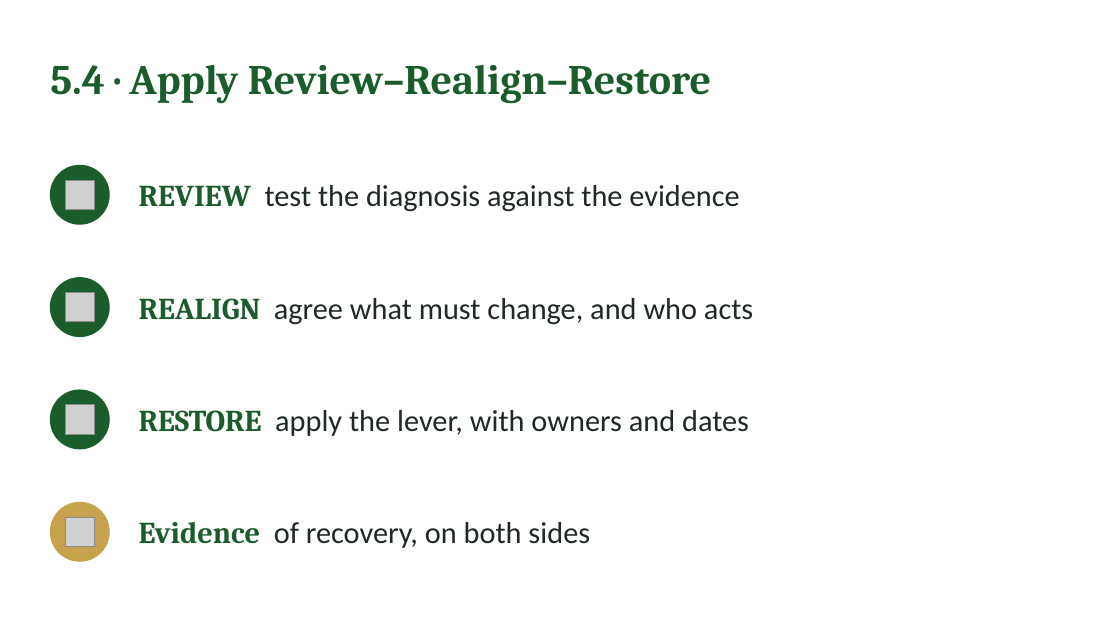
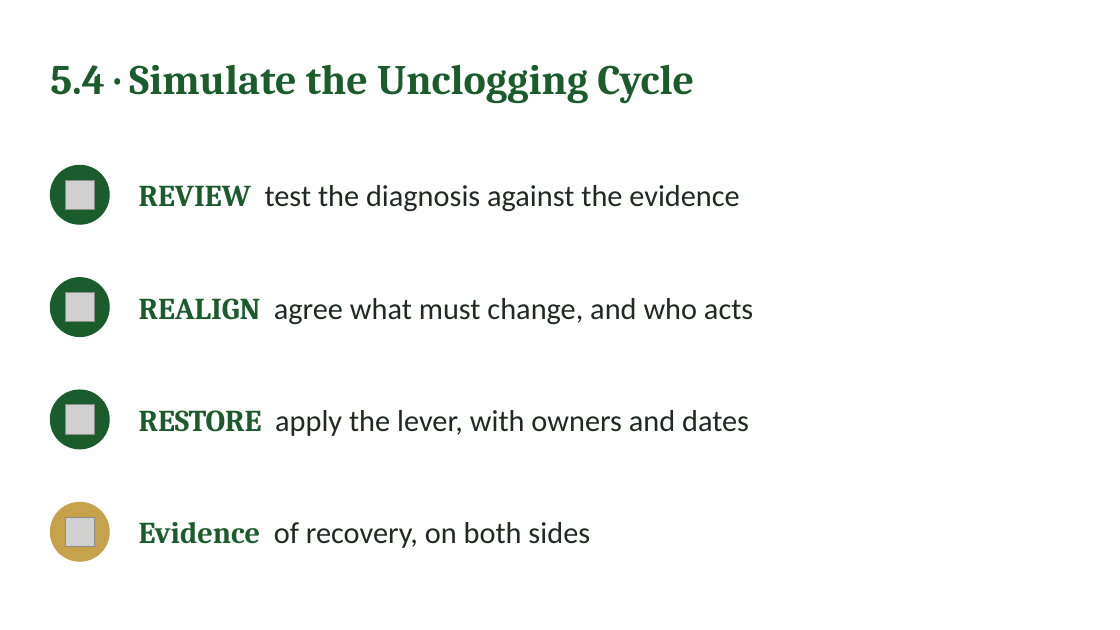
Before and after one commit to IBSL26/ibsl-platform, a slide deck: slide 30 of Unit decks/Unit 09 - Strategic Unclogging.pptx (slide 29 before the commit). Drawn at 1120x630 pixels with LibreOffice and Linux fonts; fonts in the diff are those of the drawing; grey boxes stand for pictures. Boxes give left, top, right and bottom in pixels: in the first picture for what was removed or moved away, otherwise in the second. Text is boxed around its words. In the diff, an @@ line names an element or a change of style, - is before the commit and + after.

```diff
--- a/Unit decks/Unit 09 - Strategic Unclogging.pptx
+++ b/Unit decks/Unit 09 - Strategic Unclogging.pptx
@@ text at [50, 64, 694, 104]: text changed @@
-5.4 · Apply Review–Realign–Restore
+5.4 · Simulate the Unclogging Cycle
```
Also in this commit, not shown: 14 other slides changed, 1 slide added, 12 other files.
